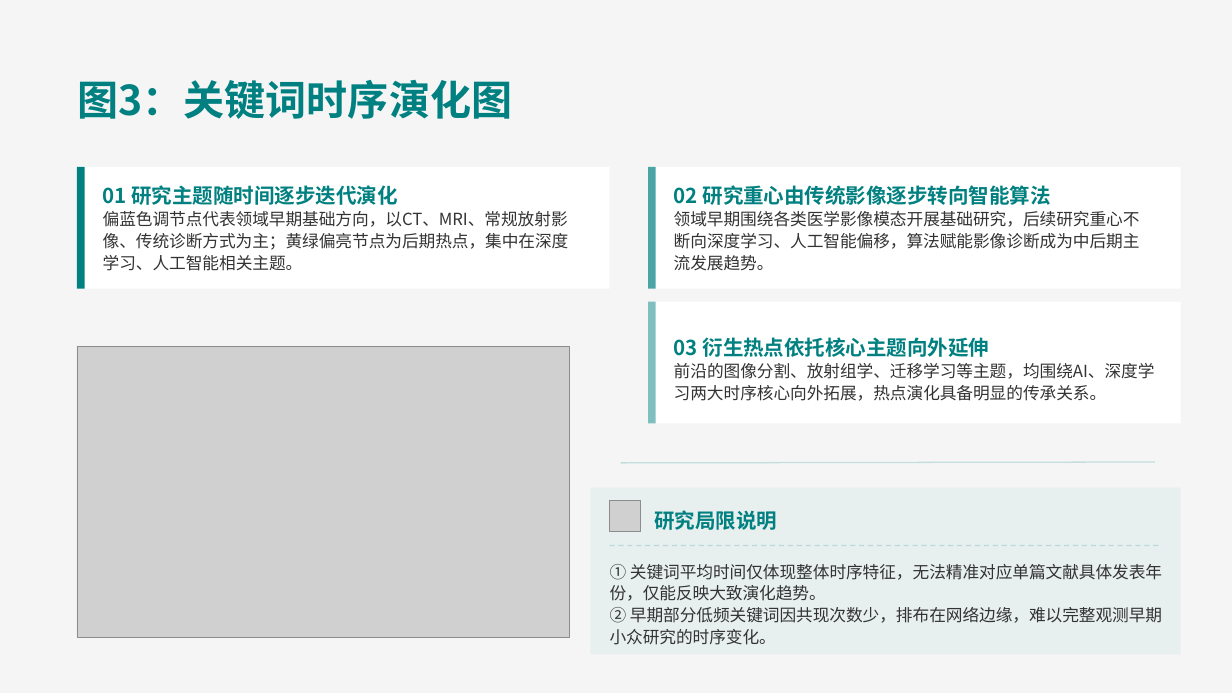
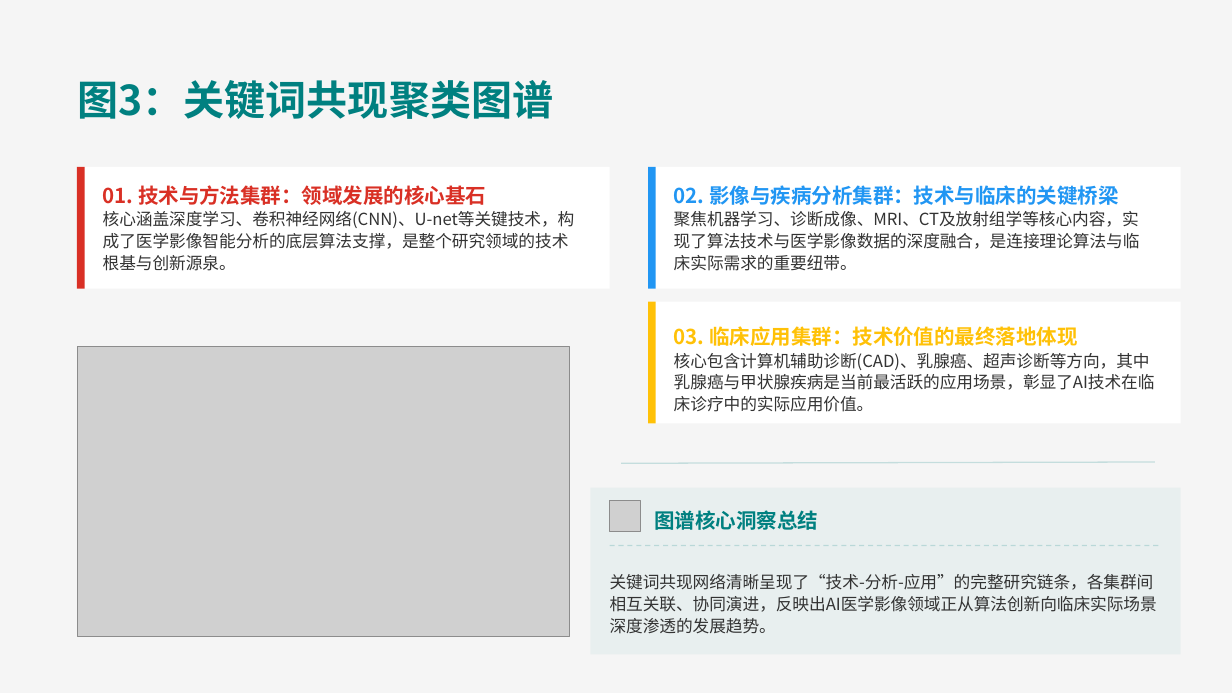
Before and after one commit to xzy11239/bibliometrics-project, a slide deck: slide 9 of presentation/人工智能辅助诊断的文献计量与知识图谱研究.pptx. Drawn at 1232x693 pixels with LibreOffice and Linux fonts; fonts in the diff are those of the drawing; grey boxes stand for pictures. Boxes give left, top, right and bottom in pixels: in the first picture for what was removed or moved away, otherwise in the second. Text is boxed around its words. In the diff, an @@ line names an element or a change of style, - is before the commit and + after.

```diff
--- a/presentation/人工智能辅助诊断的文献计量与知识图谱研究.pptx
+++ b/presentation/人工智能辅助诊断的文献计量与知识图谱研究.pptx
@@ text at [77, 80, 553, 119]: text changed @@
-图3：关键词时序演化图
+图3：关键词共现聚类图谱
@@ rounded rectangle at [77, 167, 84, 289]: fill #008080 to #D93025 @@
@@ rounded rectangle at [648, 167, 655, 289]: fill #008080 at 70% opacity to #2196F3 @@
@@ text at [103, 185, 575, 271]: text changed @@
-01 研究主题随时间逐步迭代演化
-偏蓝色调节点代表领域早期基础方向，以CT、MRI、常规放射影像、传统诊断方式为主；黄绿偏亮节点为后期热点，集中在深度学习、人工智能相关主题。
+01. 技术与方法集群：领域发展的核心基石
+核心涵盖深度学习、卷积神经网络(CNN)、U-net等关键技术，构成了医学影像智能分析的底层算法支撑，是整个研究领域的技术根基与创新源泉。
@@ text at [674, 185, 1140, 271]: text changed @@
-02 研究重心由传统影像逐步转向智能算法
-领域早期围绕各类医学影像模态开展基础研究，后续研究重心不断向深度学习、人工智能偏移，算法赋能影像诊断成为中后期主流发展趋势。
+02. 影像与疾病分析集群：技术与临床的关键桥梁
+聚焦机器学习、诊断成像、MRI、CT及放射组学等核心内容，实现了算法技术与医学影像数据的深度融合，是连接理论算法与临床实际需求的重要纽带。
@@ rounded rectangle at [648, 301, 655, 423]: fill #008080 at 50% opacity to #FFC107 @@
@@ text in rounded rectangle at [674, 326, 1155, 412]: text changed @@
-03 衍生热点依托核心主题向外延伸
-前沿的图像分割、放射组学、迁移学习等主题，均围绕AI、深度学习两大时序核心向外拓展，热点演化具备明显的传承关系。
+03. 临床应用集群：技术价值的最终落地体现
+核心包含计算机辅助诊断(CAD)、乳腺癌、超声诊断等方向，其中乳腺癌与甲状腺疾病是当前最活跃的应用场景，彰显了AI技术在临床诊疗中的实际应用价值。
@@ rounded rectangle "03. 临床应用集群：技术价值的最终落地体现": place and size @@
-rounded rectangle "03. 临床应用集群：技术价值的最终落地体现" at [674, 337, 1155, 401]
+rounded rectangle "03. 临床应用集群：技术价值的最终落地体现" at [674, 314, 1155, 423]
@@ text at [655, 510, 819, 530]: text changed @@
-研究局限说明
+图谱核心洞察总结
@@ text at [610, 574, 1157, 634]: text changed @@
-① 关键词平均时间仅体现整体时序特征，无法精准对应单篇文献具体发表年份，仅能反映大致演化趋势。
-② 早期部分低频关键词因共现次数少，排布在网络边缘，难以完整观测早期小众研究的时序变化。
+关键词共现网络清晰呈现了“技术-分析-应用”的完整研究链条，各集群间相互关联、协同演进，反映出AI医学影像领域正从算法创新向临床实际场景深度渗透的发展趋势。
```
Also in this commit, not shown: 11 other slides changed, 4 slides added, 2 slides removed.
